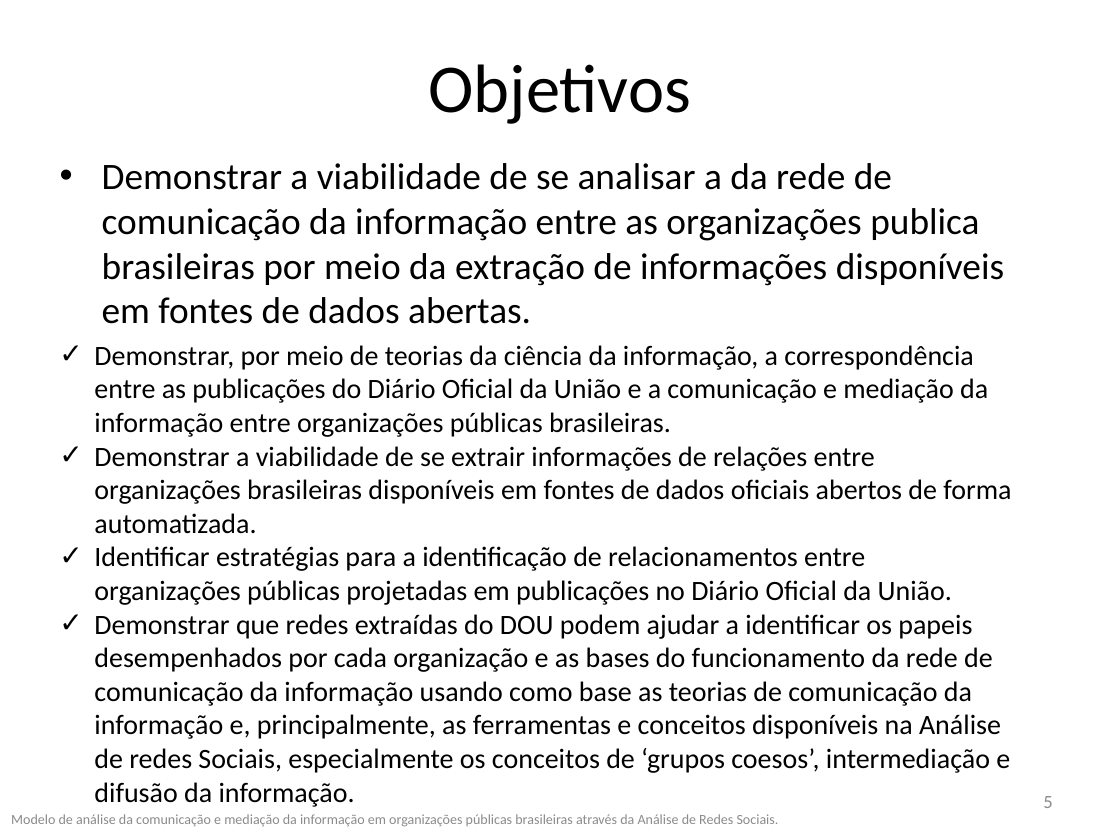
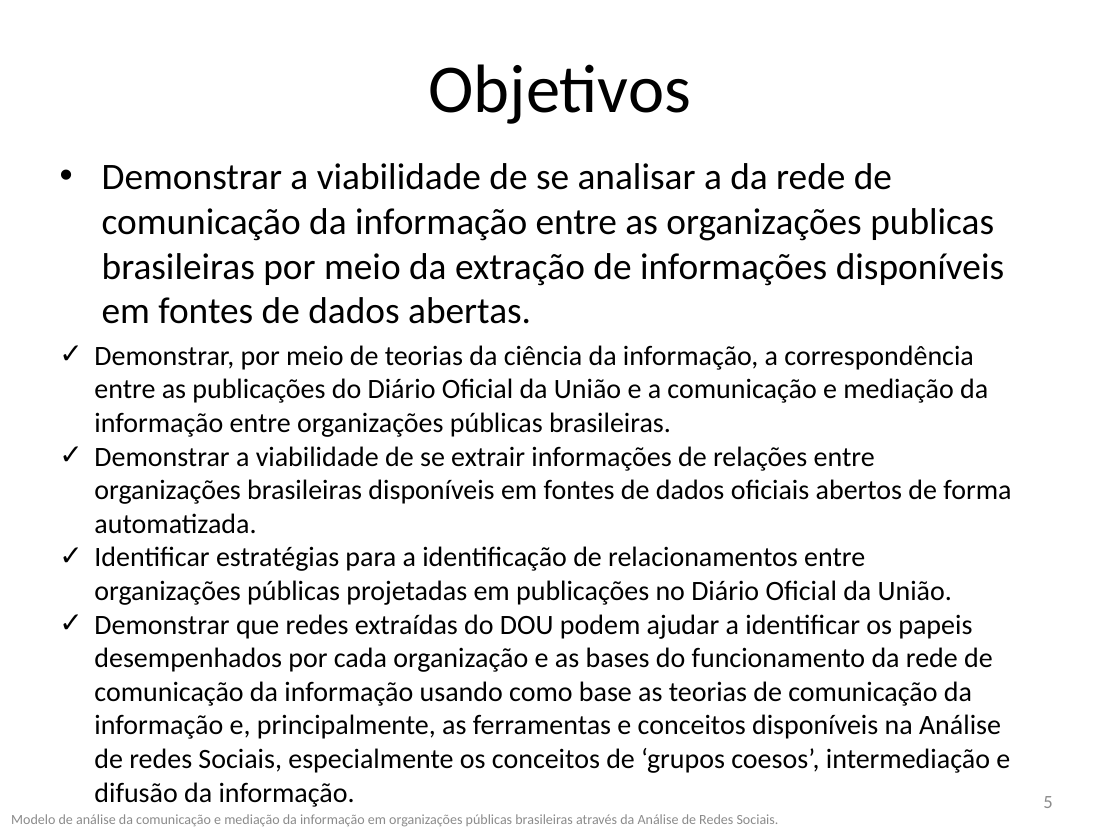
Before and after one commit to frubbs/analisador-dou, a slide deck: slide 5 of Dissertacao/Apresentação1.pptx. Drawn at 1120x840 pixels with LibreOffice and Linux fonts; fonts in the diff are those of the drawing. Boxes give left, top, right and bottom in pixels: in the first picture for what was removed or moved away, otherwise in the second. Text is boxed around its words. In the diff, an @@ line names an element or a change of style, - is before the commit and + after.

```diff
--- a/Dissertacao/Apresentação1.pptx
+++ b/Dissertacao/Apresentação1.pptx
@@ text at [102,163,1004,324]: text changed @@
-• Demonstrar a viabilidade de se analisar a da rede de comunicação da informação entre as organizações publica brasileiras por meio da extração de informações disponíveis em fontes de dados abertas.
+• Demonstrar a viabilidade de se analisar a da rede de comunicação da informação entre as organizações publicas brasileiras por meio da extração de informações disponíveis em fontes de dados abertas.
```
Also in this commit, not shown: 7 other slides changed, 7 slides added, 5 slides removed, 18 other files.
